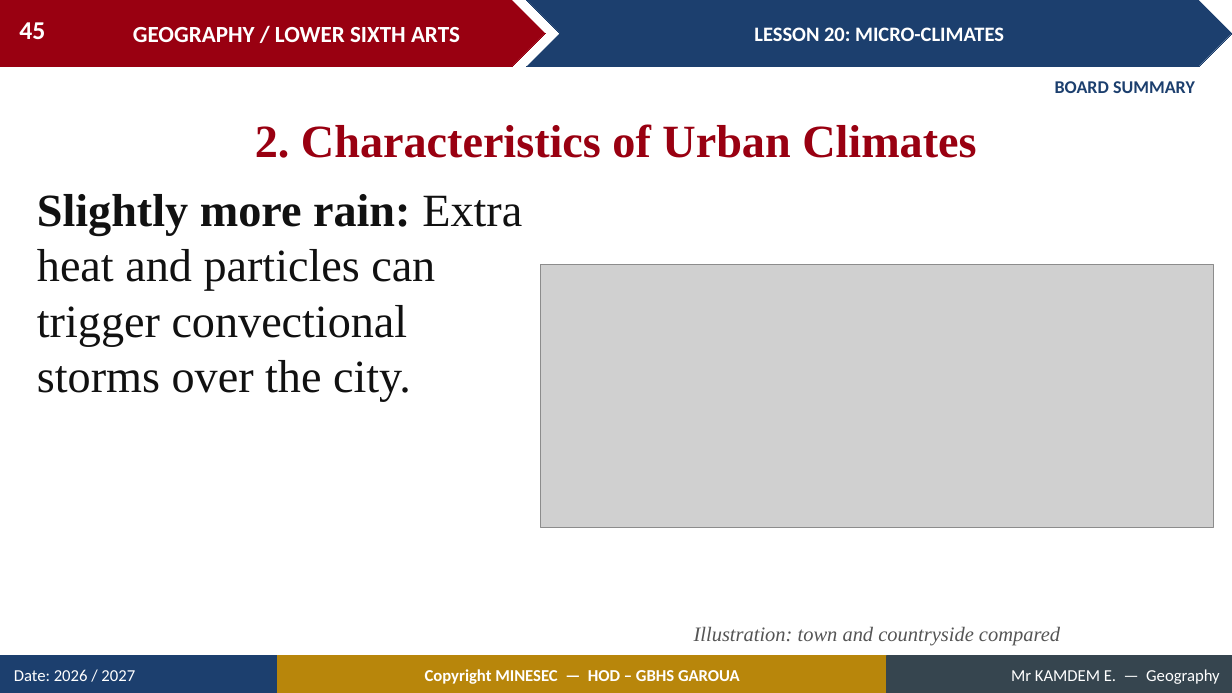
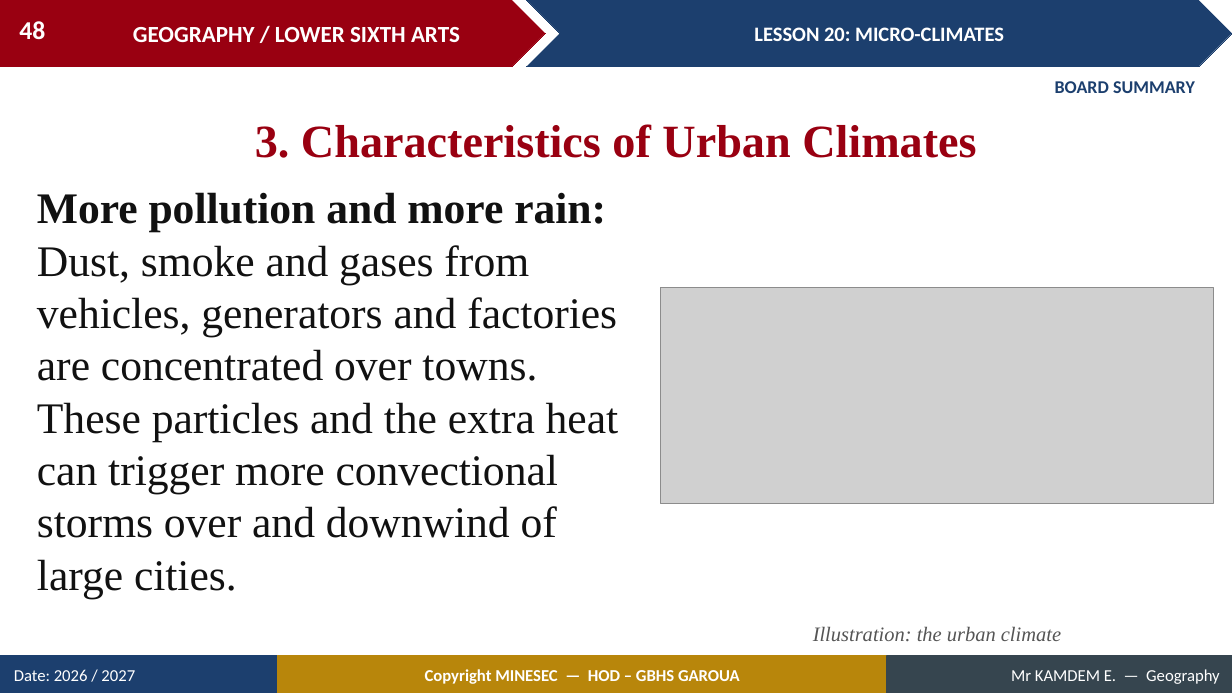
Before and after one commit to Berthautk/linea-github, a slide deck: slide 48 of lecons/LSA/Climatology/03_LSA_CLIM_L20_Micro_climates.pptx (slide 45 before the commit). Drawn at 1232x693 pixels with LibreOffice and Linux fonts; fonts in the diff are those of the drawing; grey boxes stand for pictures. Boxes give left, top, right and bottom in pixels: in the first picture for what was removed or moved away, otherwise in the second. Text is boxed around its words. In the diff, an @@ line names an element or a change of style, - is before the commit and + after.

```diff
--- a/lecons/LSA/Climatology/03_LSA_CLIM_L20_Micro_climates.pptx
+++ b/lecons/LSA/Climatology/03_LSA_CLIM_L20_Micro_climates.pptx
@@ page number at (19,21,45,40): text changed @@
-45
+48
@@ text at (255,124,976,158): text changed @@
-2. Characteristics of Urban Climates
+3. Characteristics of Urban Climates
@@ text at (37,192,618,598): text changed; size 36 to 34 pt @@
-Slightly more rain: Extra heat and particles can trigger convectional storms over the city.
+More pollution and more rain: Dust, smoke and gases from vehicles, generators and factories are concentrated over towns. These particles and the extra heat can trigger more convectional storms over and downwind of large cities.
@@ picture: place and size @@
-picture at (541,264,1214,527)
+picture at (661,288,1214,505)
@@ text at (813,626,1061,641): text changed @@
-Illustration: town and countryside compared
+Illustration: the urban climate
```
Also in this commit, not shown: 11 other slides changed, 5 slides added, 1 slide removed, 4 other files.
